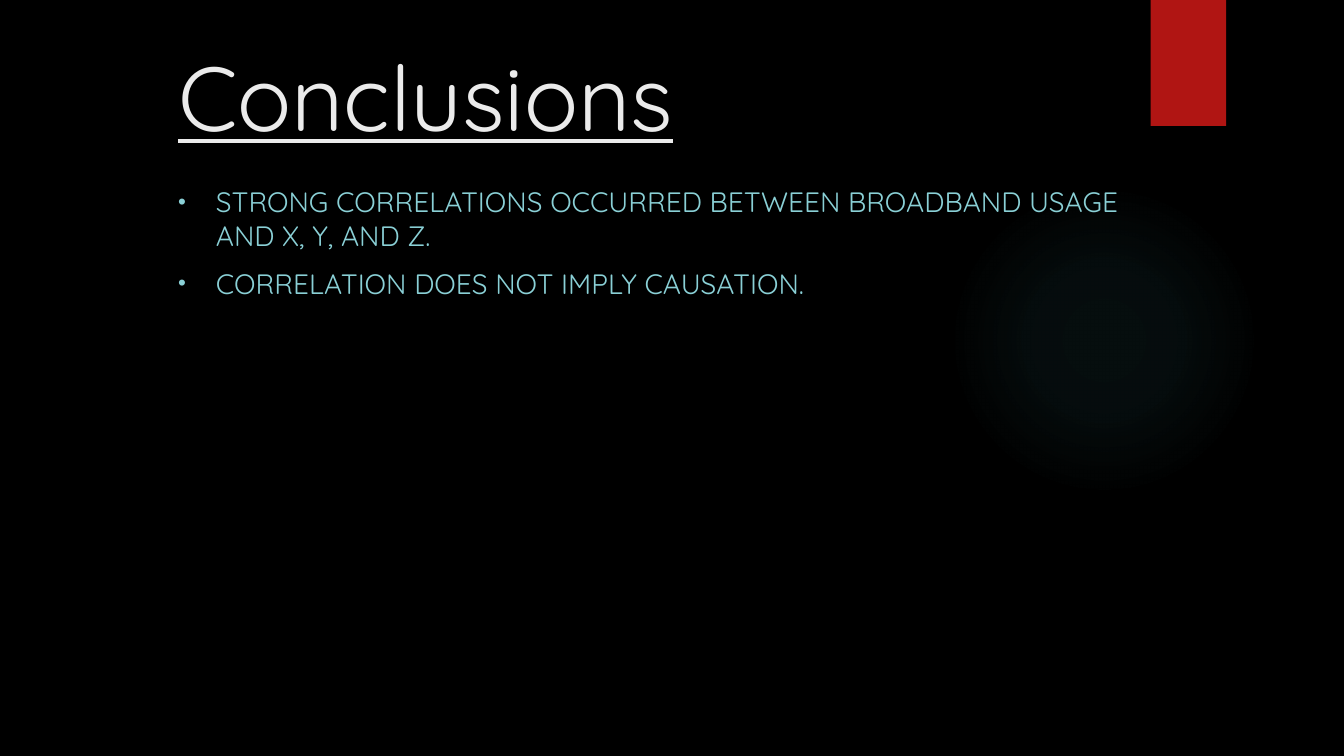
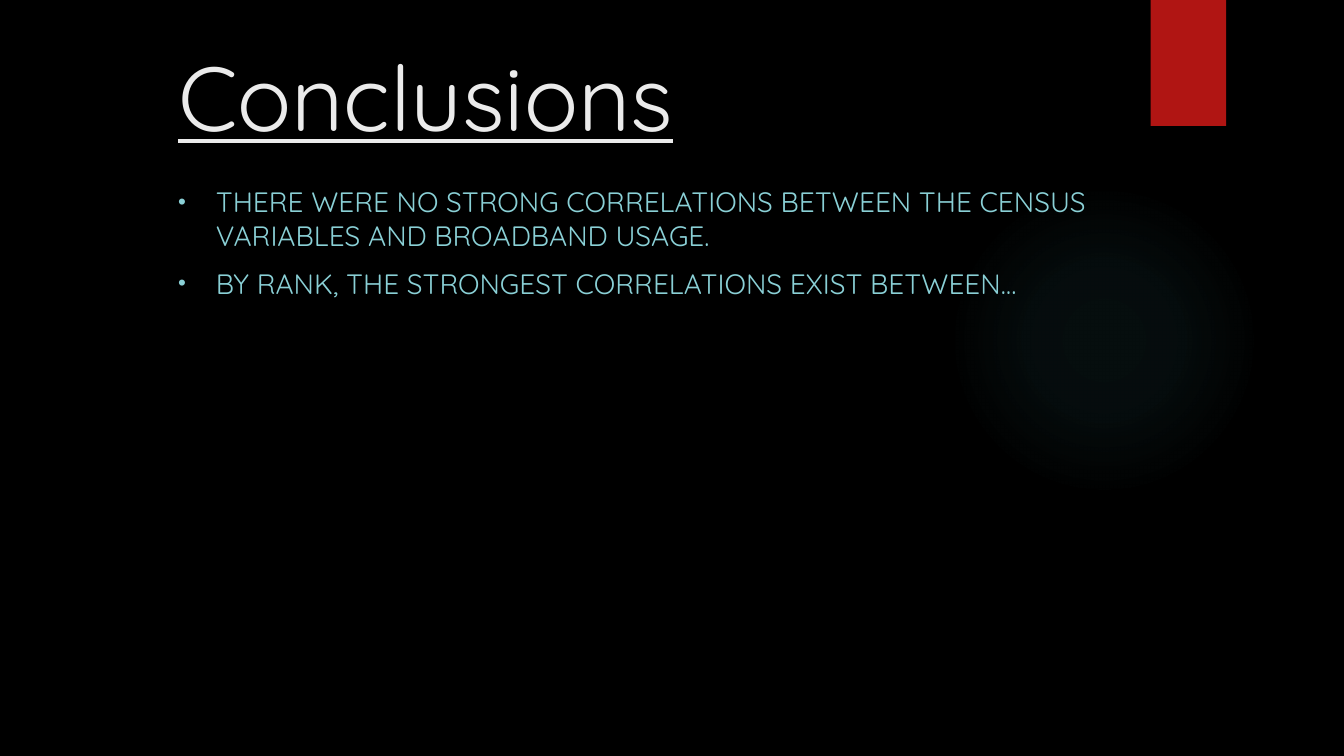
Before and after one commit to Falcon-d/Project-1-Broadband-Access, a slide deck: slide 16 of Project 1 Deck.pptx (slide 7 before the commit). Drawn at 1344x756 pixels with LibreOffice and Linux fonts; fonts in the diff are those of the drawing; background and template pictures are left out. Boxes give left, top, right and bottom in pixels: in the first picture for what was removed or moved away, otherwise in the second. Text is boxed around its words. In the diff, an @@ line names an element or a change of style, - is before the commit and + after.

```diff
--- a/Project 1 Deck.pptx
+++ b/Project 1 Deck.pptx
@@ subtitle at [216, 192, 1086, 298]: text changed @@
-• STRONG CORRELATIONS OCCURRED BETWEEN BROADBAND USAGE AND X, Y, AND Z.
-• CORRELATION DOES NOT IMPLY CAUSATION.
+• THERE WERE NO STRONG CORRELATIONS BETWEEN THE CENSUS VARIABLES AND BROADBAND USAGE.
+• BY RANK, THE STRONGEST CORRELATIONS EXIST BETWEEN…
```
Also in this commit, not shown: 4 other slides changed, 9 slides added.
